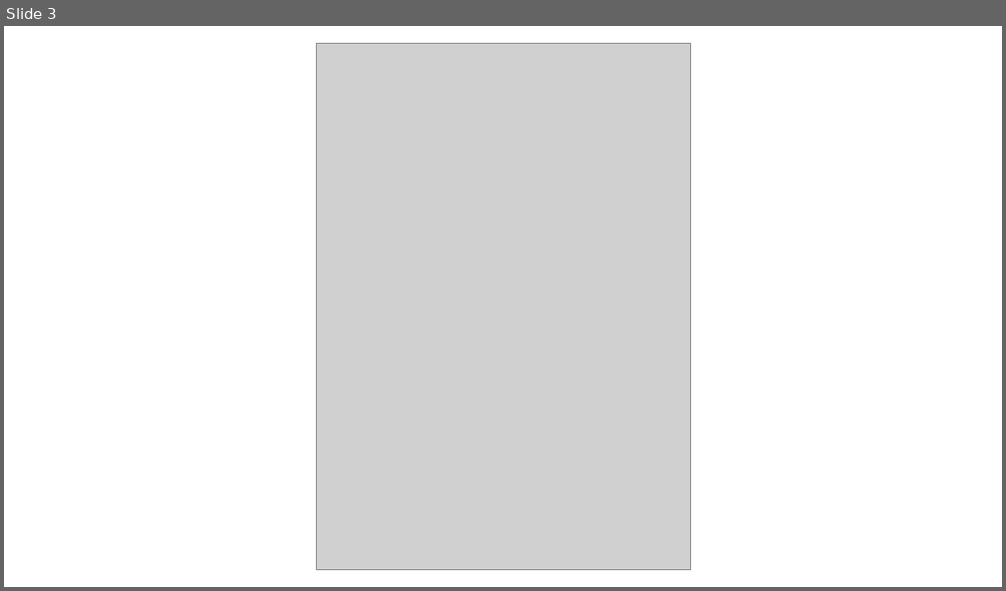
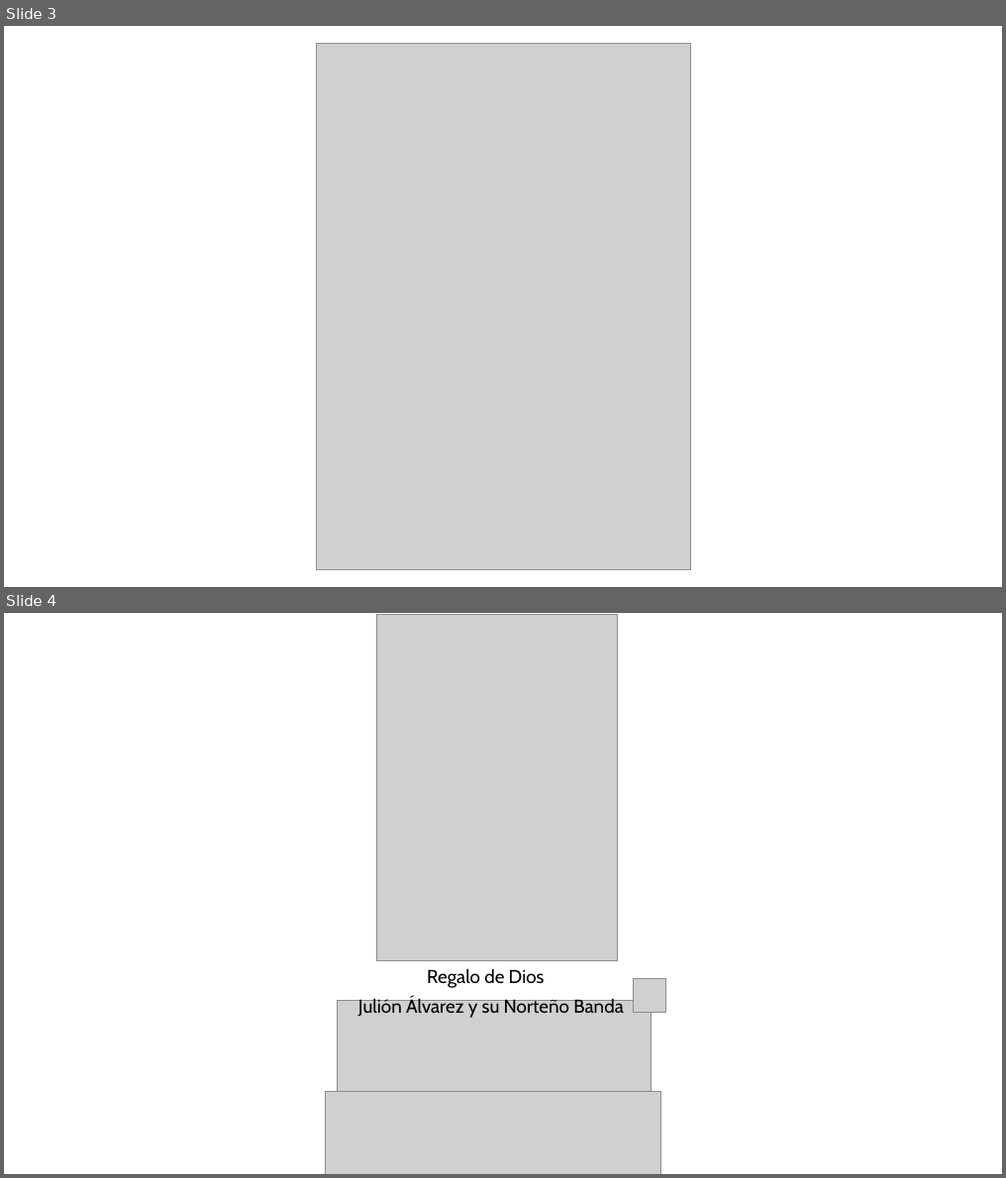
Before and after one commit to raulgm00/revelacion, a slide deck: img/Presentación1.pptx. Shown one above the other, each under a label of ours: slide 3 before the commit, slides 3 and 4 after it. The pictures are 1006x591 and 1006x1178 pixels, drawn with LibreOffice and Linux fonts; fonts in the diff are those of the drawing; grey boxes stand for pictures. Boxes give left, top, right and bottom in pixels: in the first picture for what was removed or moved away, otherwise in the second. Text is boxed around its words. In the diff, an @@ line names an element or a change of style, - is before the commit and + after.

```diff
--- a/img/Presentación1.pptx
+++ b/img/Presentación1.pptx
@@ slide 4 added at [4, 613, 1002, 1174], background #FFFFFF @@
@@ group added at [325, 615, 665, 1174]: 4 pictures, 2 texts @@
+Julión Álvarez y su Norteño Banda
+Regalo de Dios
```
Also in this commit, not shown: 2 other slides added, 21 other files.
